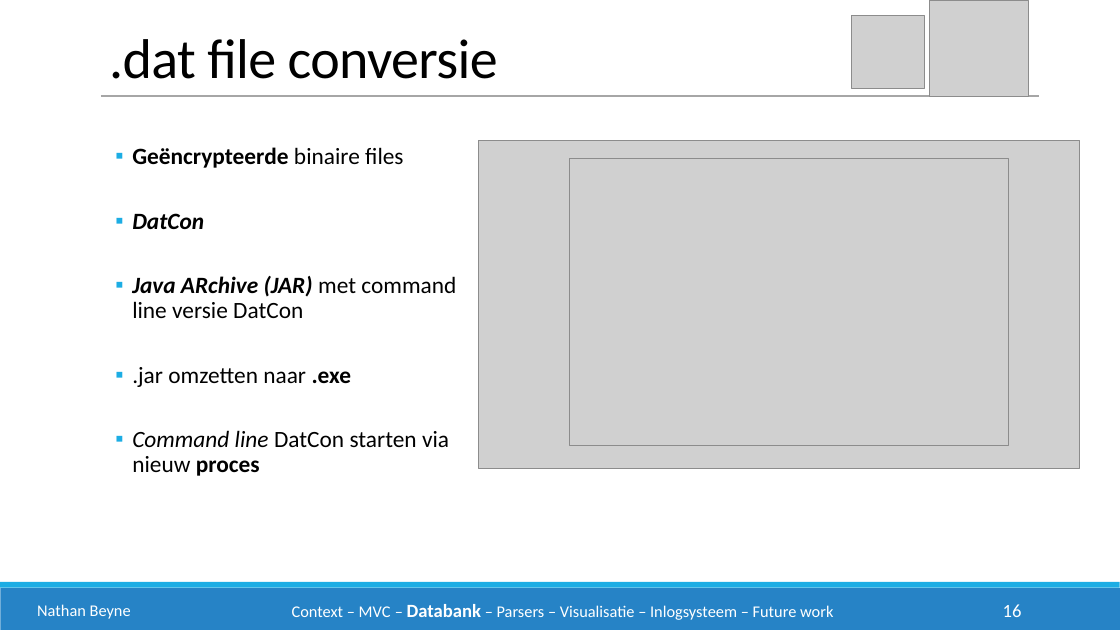
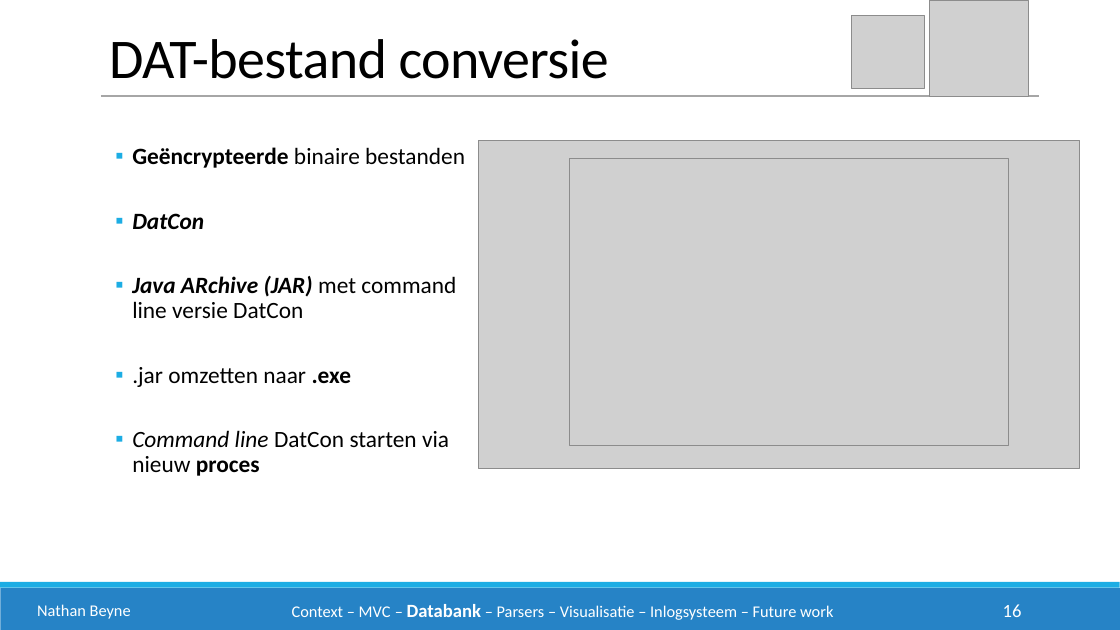
Before and after one commit to philipkukoba/Bachelors-Dissertation-DroneWebApp, a slide deck: slide 16 of documenten/eindpresentatie/drone1.pptx. Drawn at 1120x630 pixels with LibreOffice and Linux fonts; fonts in the diff are those of the drawing; grey boxes stand for pictures. Boxes give left, top, right and bottom in pixels: in the first picture for what was removed or moved away, otherwise in the second. Text is boxed around its words. In the diff, an @@ line names an element or a change of style, - is before the commit and + after.

```diff
--- a/documenten/eindpresentatie/drone1.pptx
+++ b/documenten/eindpresentatie/drone1.pptx
@@ text at [109,39,609,79]: text changed @@
-.dat file conversie
+DAT-bestand conversie
@@ text at [132,147,465,168]: text changed; bold off @@
-  ▪ Geëncrypteerde binaire files
+  ▪ Geëncrypteerde binaire bestanden
```
Also in this commit, not shown: 7 other slides changed.
